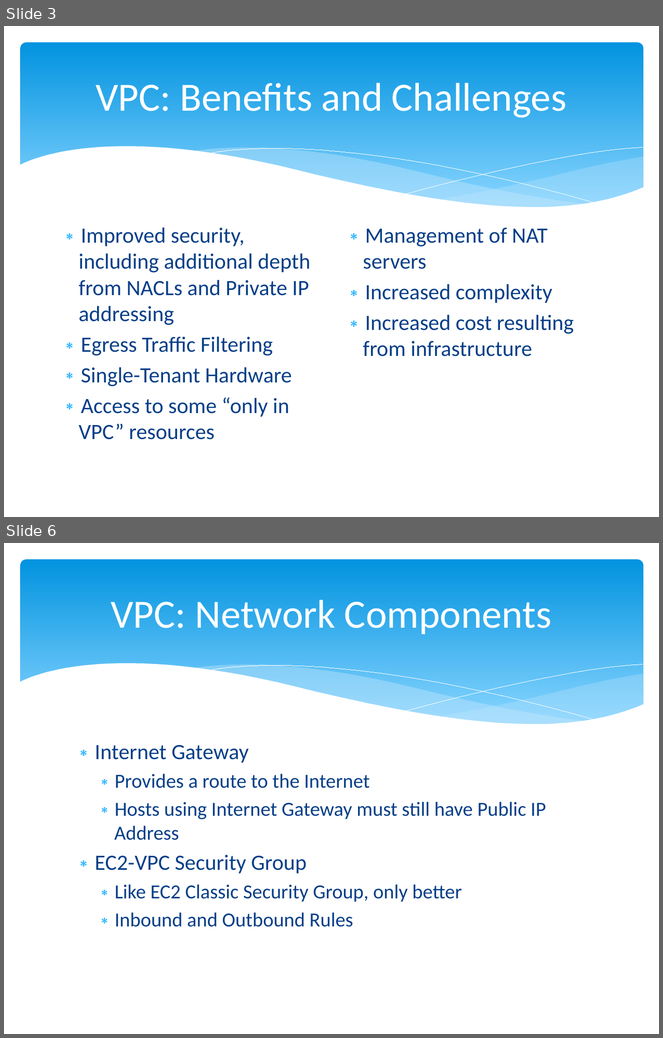
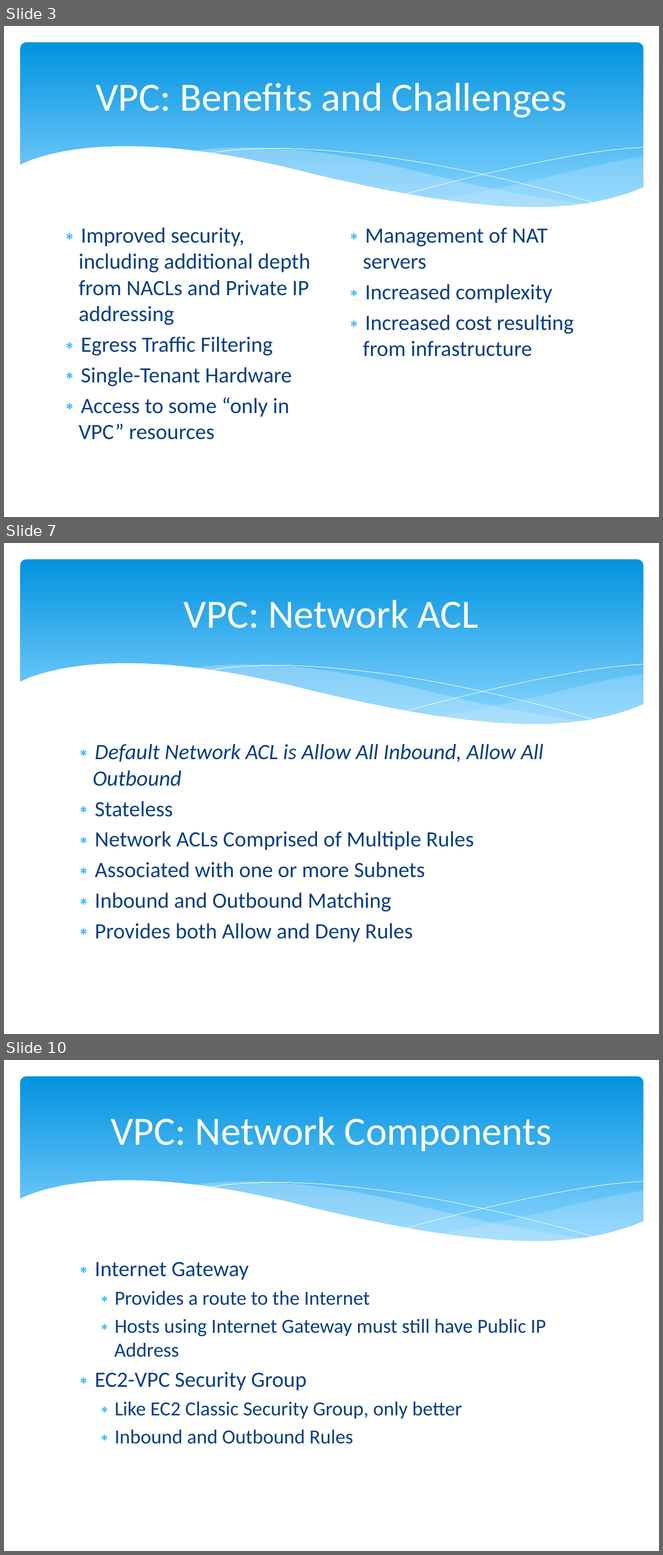
Before and after one commit to cloudavail/awstraining, a slide deck: aws-vpc/aws-vpc.pptx. Shown one above the other, each under a label of ours: slides 3 and 6 before the commit, slides 3, 7 and 10 after it; the slides between them are not shown. The pictures are 663x1038 and 663x1555 pixels, drawn with LibreOffice and Linux fonts; fonts in the diff are those of the drawing. Boxes give left, top, right and bottom in pixels: in the first picture for what was removed or moved away, otherwise in the second. Text is boxed around its words. In the diff, an @@ line names an element or a change of style, - is before the commit and + after.

```diff
--- a/aws-vpc/aws-vpc.pptx
+++ b/aws-vpc/aws-vpc.pptx
@@ slide 7 added at bbox=[4, 543, 659, 1034], background #FFFFFF; not listed: 6 template elements that a slide beside it also shows @@
@@ title added at bbox=[184, 600, 479, 628], 44 pt, text #FFFFFF @@
+VPC: Network ACL
@@ text added at bbox=[93, 744, 544, 942], 24 pt, text #073E87 @@
+∗ Default Network ACL is Allow All Inbound, Allow All Outbound
+∗ Stateless
+∗ Network ACLs Comprised of Multiple Rules
+∗ Associated with one or more Subnets
+∗ Inbound and Outbound Matching
+∗ Provides both Allow and Deny Rules
@@ what was slide 6 is now slide 10 @@
```
Also in this commit, not shown: 2 slides changed, 3 other slides added, 1 slide removed, 3 other files.
